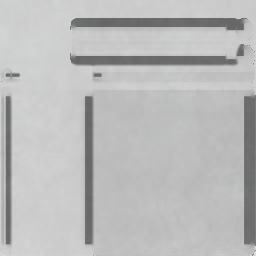
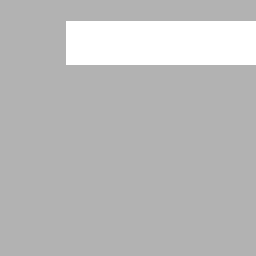
Two versions of the same layered image (256 × 256). Layer-by-layer changes:
showed "Warstwa #1", painted on it over [0, 0, 256, 256]
hid "noise" over [0, 0, 256, 256]
hid "AO", painted on it over [0, 0, 256, 256]
hid "Warstwa", painted on it over [0, 0, 256, 256]
